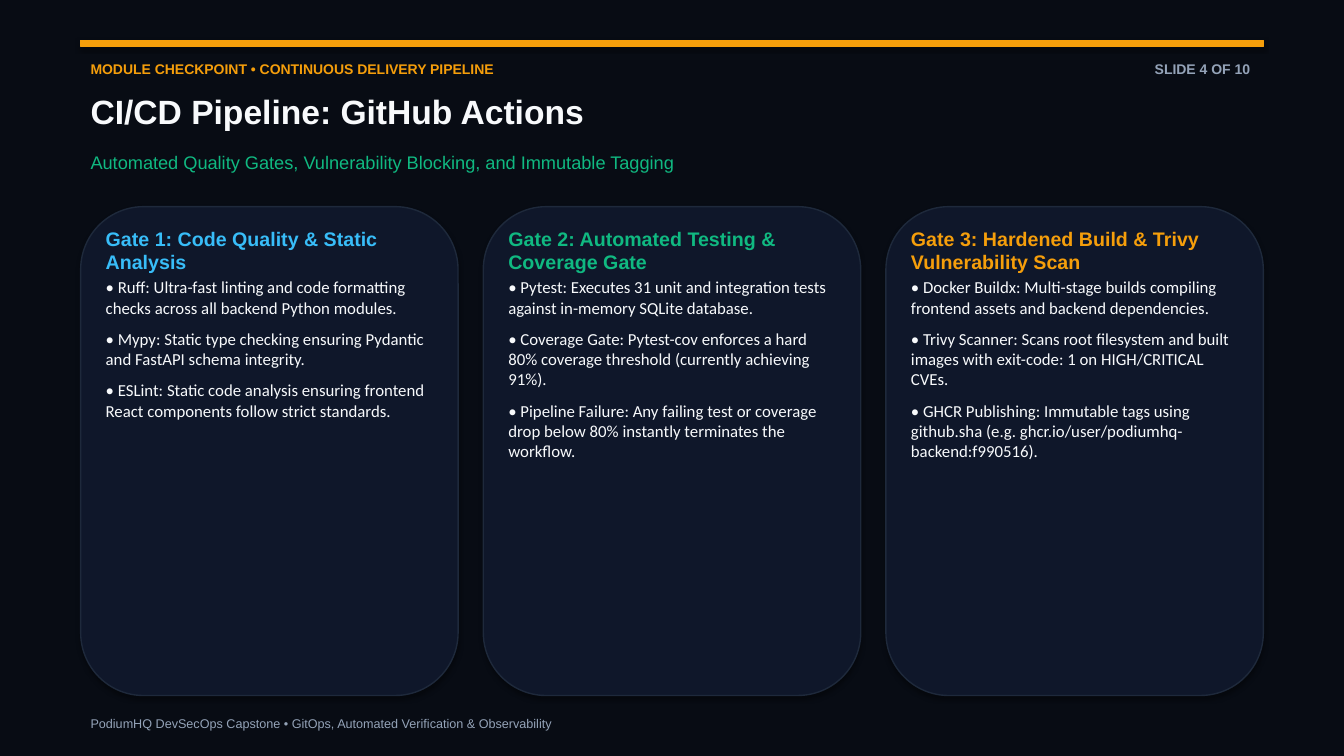
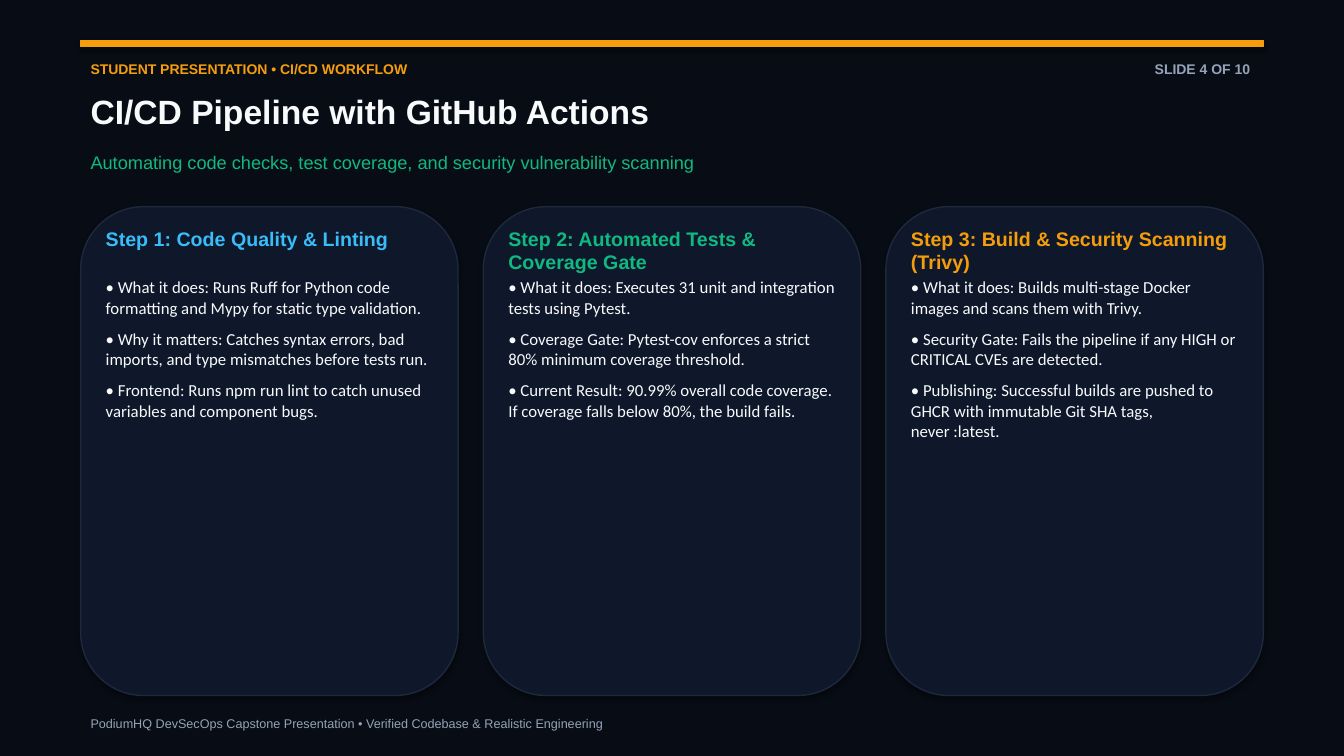
Before and after one commit to nandakishore-dasari/podiumHQ, a slide deck: slide 4 of demo/slides.pptx. Drawn at 1344x756 pixels with LibreOffice and Linux fonts; fonts in the diff are those of the drawing. Boxes give left, top, right and bottom in pixels: in the first picture for what was removed or moved away, otherwise in the second. Text is boxed around its words. In the diff, an @@ line names an element or a change of style, - is before the commit and + after.

Commit message:
docs(presentation): revise slides and PDF to student-friendly presentation with natural speaking lines

```diff
--- a/demo/slides.pptx
+++ b/demo/slides.pptx
@@ text at [91, 64, 407, 75]: text changed @@
-MODULE CHECKPOINT • CONTINUOUS DELIVERY PIPELINE
+STUDENT PRESENTATION • CI/CD WORKFLOW
@@ text at [91, 99, 649, 131]: text changed @@
-CI/CD Pipeline: GitHub Actions
+CI/CD Pipeline with GitHub Actions
@@ text at [91, 156, 694, 173]: text changed @@
-Automated Quality Gates, Vulnerability Blocking, and Immutable Tagging
+Automating code checks, test coverage, and security vulnerability scanning
@@ text at [106, 231, 388, 250]: text changed @@
-Gate 1: Code Quality & Static Analysis
+Step 1: Code Quality & Linting
@@ text at [508, 232, 736, 273]: text changed @@
-Gate 2: Automated Testing & Coverage Gate
+Step 2: Automated Tests & Coverage Gate
@@ text at [911, 231, 1227, 273]: text changed @@
-Gate 3: Hardened Build & Trivy Vulnerability Scan
+Step 3: Build & Security Scanning (Trivy)
@@ text at [106, 281, 428, 420]: text changed @@
-• Ruff: Ultra-fast linting and code formatting checks across all backend Python modules.
-• Mypy: Static type checking ensuring Pydantic and FastAPI schema integrity.
-• ESLint: Static code analysis ensuring frontend React components follow strict standards.
+• What it does: Runs Ruff for Python code formatting and Mypy for static type validation.
+• Why it matters: Catches syntax errors, bad imports, and type mismatches before tests run.
+• Frontend: Runs npm run lint to catch unused variables and component bugs.
@@ text at [508, 281, 835, 420]: text changed @@
-• Pytest: Executes 31 unit and integration tests against in-memory SQLite database.
-• Coverage Gate: Pytest-cov enforces a hard 80% coverage threshold (currently achieving 91%).
-• Pipeline Failure: Any failing test or coverage drop below 80% instantly terminates the workflow.
+• What it does: Executes 31 unit and integration tests using Pytest.
+• Coverage Gate: Pytest-cov enforces a strict 80% minimum coverage threshold.
+• Current Result: 90.99% overall code coverage. If coverage falls below 80%, the build fails.
@@ text at [911, 281, 1236, 437]: text changed @@
-• Docker Buildx: Multi-stage builds compiling frontend assets and backend dependencies.
-• Trivy Scanner: Scans root filesystem and built images with exit-code: 1 on HIGH/CRITICAL CVEs.
-• GHCR Publishing: Immutable tags using github.sha (e.g. ghcr.io/user/podiumhq-backend:f990516).
+• What it does: Builds multi-stage Docker images and scans them with Trivy.
+• Security Gate: Fails the pipeline if any HIGH or CRITICAL CVEs are detected.
+• Publishing: Successful builds are pushed to GHCR with immutable Git SHA tags, never :latest.
@@ text at [91, 719, 603, 731]: text changed @@
-PodiumHQ DevSecOps Capstone • GitOps, Automated Verification & Observability
+PodiumHQ DevSecOps Capstone Presentation • Verified Codebase & Realistic Engineering
```
Also in this commit, not shown: 9 other slides changed, 3 other files.
